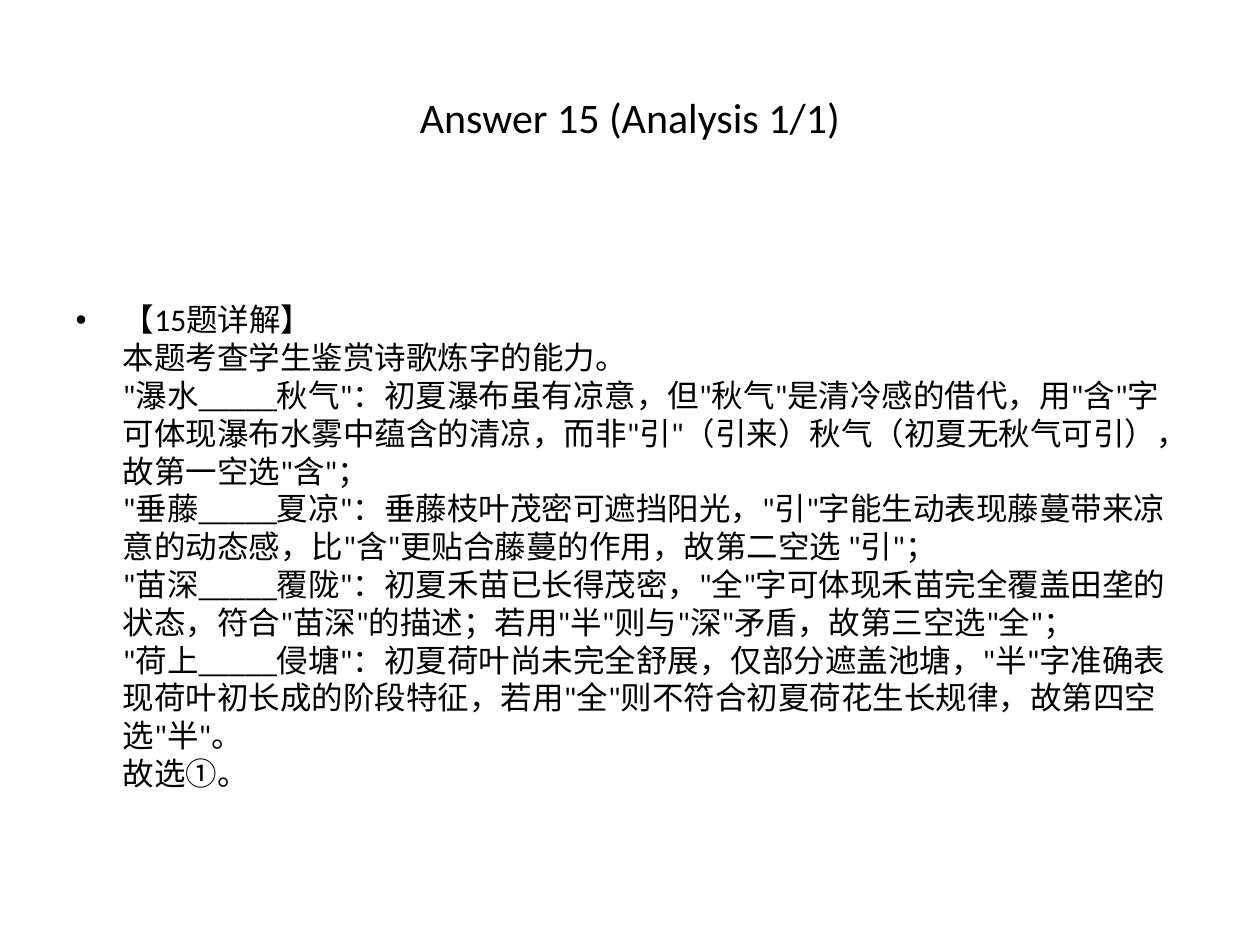
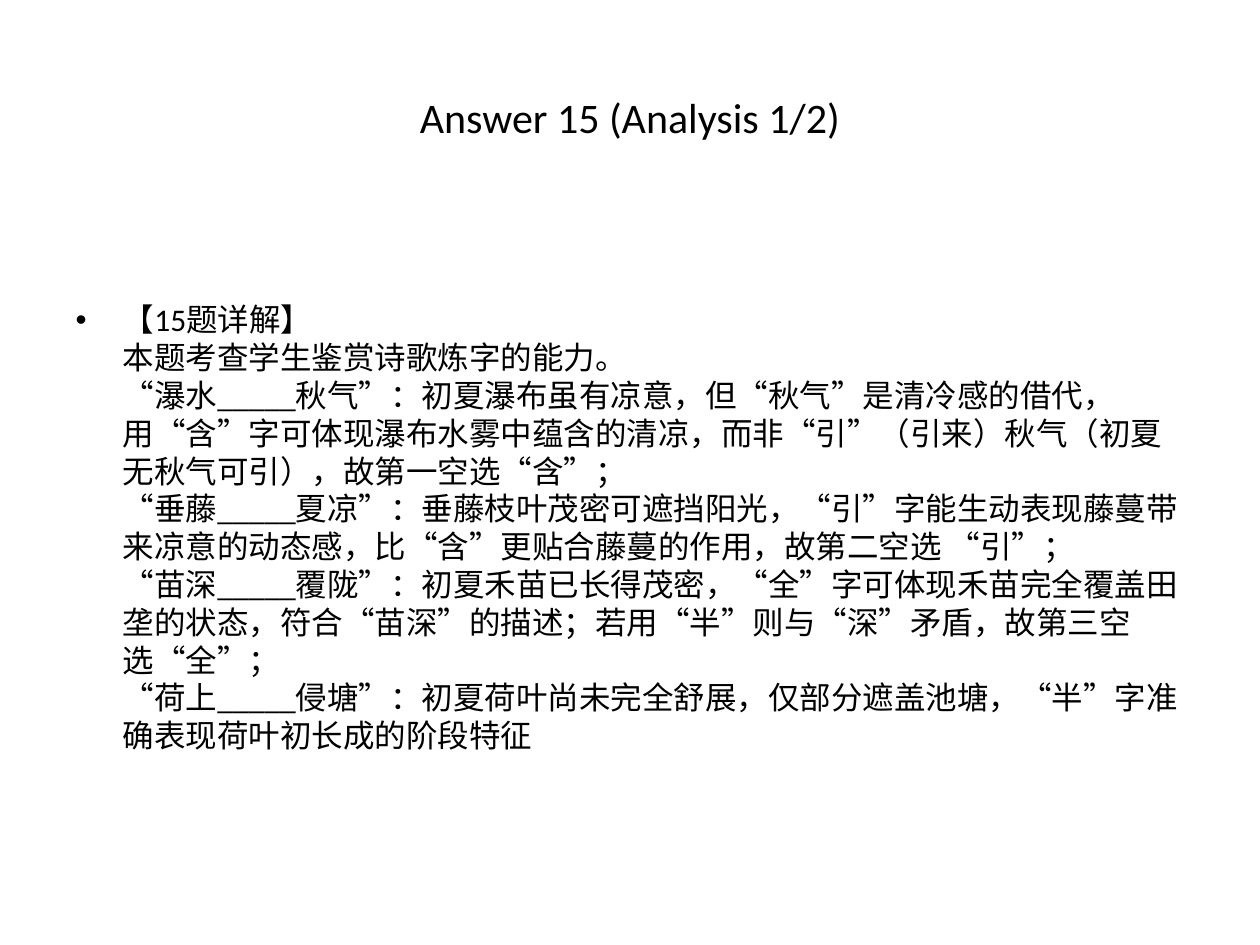
Before and after one commit to chenchen8486/word2ppt-assistant, a slide deck: slide 50 of 测试文档_processed.pptx (slide 41 before the commit). Drawn at 1260x945 pixels with LibreOffice and Linux fonts; fonts in the diff are those of the drawing. Boxes give left, top, right and bottom in pixels: in the first picture for what was removed or moved away, otherwise in the second. Text is boxed around its words. In the diff, an @@ line names an element or a change of style, - is before the commit and + after.

```diff
--- a/测试文档_processed.pptx
+++ b/测试文档_processed.pptx
@@ title at (x1=420, y1=102, x2=839, y2=140): text changed @@
-Answer 15 (Analysis 1/1)
+Answer 15 (Analysis 1/2)
@@ text at (x1=123, y1=304, x2=1178, y2=750): text changed @@
-• 【15题详解】
-  本题考查学生鉴赏诗歌炼字的能力。
-  "瀑水_____秋气"：初夏瀑布虽有凉意，但"秋气"是清冷感的借代，用"含"字可体现瀑布水雾中蕴含的清凉，而非"引"（引来）秋气（初夏无秋气可引），故第一空选"含"；
-  "垂藤_____夏凉"：垂藤枝叶茂密可遮挡阳光，"引"字能生动表现藤蔓带来凉意的动态感，比"含"更贴合藤蔓的作用，故第二空选 "引"；
-  "苗深_____覆陇"：初夏禾苗已长得茂密，"全"字可体现禾苗完全覆盖田垄的状态，符合"苗深"的描述；若用"半"则与"深"矛盾，故第三空选"全"；
-  "荷上_____侵塘"：初夏荷叶尚未完全舒展，仅部分遮盖池塘，"半"字准确表现荷叶初长成的阶段特征，若用"全"则不符合初夏荷花生长规律，故第四空选"半"。
-  故选①。
+• 【15题详解】
+  本题考查学生鉴赏诗歌炼字的能力。
+  “瀑水_____秋气”：初夏瀑布虽有凉意，但“秋气”是清冷感的借代，用“含”字可体现瀑布水雾中蕴含的清凉，而非“引”（引来）秋气（初夏无秋气可引），故第一空选“含”；
+  “垂藤_____夏凉”：垂藤枝叶茂密可遮挡阳光，“引”字能生动表现藤蔓带来凉意的动态感，比“含”更贴合藤蔓的作用，故第二空选 “引”；
+  “苗深_____覆陇”：初夏禾苗已长得茂密，“全”字可体现禾苗完全覆盖田垄的状态，符合“苗深”的描述；若用“半”则与“深”矛盾，故第三空选“全”；
+  “荷上_____侵塘”：初夏荷叶尚未完全舒展，仅部分遮盖池塘，“半”字准确表现荷叶初长成的阶段特征
```
Also in this commit, not shown: 52 other slides changed, 26 slides added, 10 slides removed, 8 other files.
